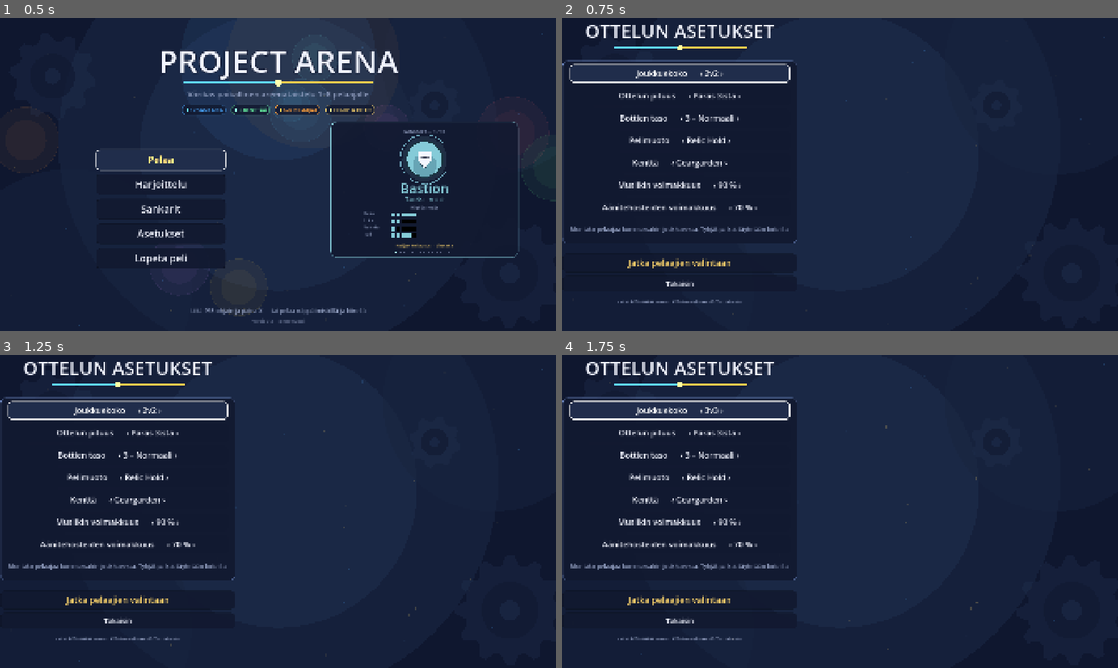
Above: before the commit, frames 1-4 (two rows, left to right).
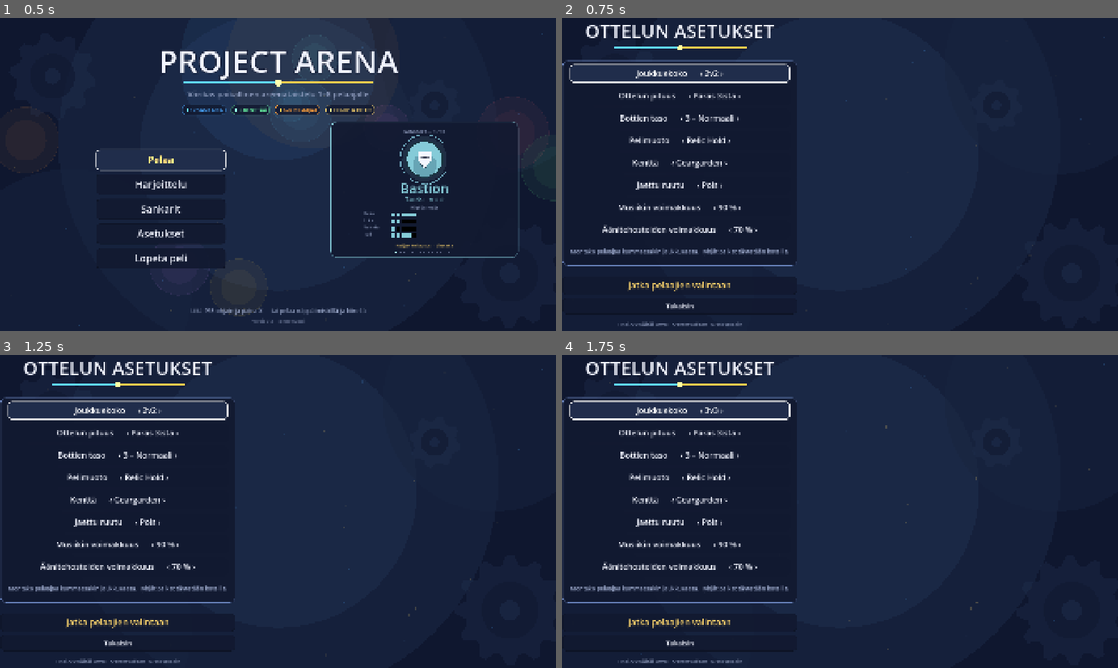
Above: after the commit, the same moments.

Repository: Zafgar/Brawlers
Game: Godot game, scene res://src/main.tscn
The game is run twice, just before and just after one commit, with the same random seed, the same clock (stepped at 60 frames per second) and the same inputs.
Inputs:
- Up to frame 1 (0.5 s): no input
- Up to frame 2 (0.75 s): click "Pelaa" at 0.5 s
- Up to frame 3 (1.25 s): no input
- Up to frame 4 (1.75 s): click "Joukkuekoko ‹ 2v2 ›" at 1.25 s

Frame 1 is identical in both runs. In frame 2, 2.6% of the frame differs, in the area x 0-43%, y 52-99%; in frame 3, 2.6%; in frame 4, 2.6%.

Commit message:
Lisää valinnainen dynaaminen jaettu ruutu (koeversio)
Iso kartta / paikallinen co-op: kun pelaajat leviävät kauas toisistaan,
näyttö jakautuu kahtia ja seuraa molempia ryhmiä; kun he lähestyvät,
se yhdistyy taas yhdeksi. Toteutettu valinnaisena (Game.options.split_screen,
oletuksena pois), jotta klassinen yhteinen GameCamera-polku säilyy
muuttumattomana.

- SplitView (Control): maailma renderöidään SubViewportiin; toinen näkymä
  jakaa saman World2D:n ja renderöi omasta kamerastaan. HUD piirtyy
  CanvasLayerina molempien näkymien päälle. Klusterointi hystereesillä
  (SPLIT_DIST 1050 / MERGE_DIST 780) estää värinän; kamerat sovittavat
  ryhmänsä marginaalilla ja rajautuvat kartan sisään.
- Arena isännöinti: hosted-lippu ohittaa oman kameran/HUDin luonnin ja
  reitittää tärinän SplitViewiin.
- Game: MAX_LOCAL_PLAYERS 4 -katto, split_screen-optio (tallentuu), ja
  start_match reitittää areenan SplitViewin kautta kun optio on päällä.
- Lobby: paikallisten ihmispelaajien liittymiskatto min(team_size*2, 4).
- Ottelun asetukset: "Jaettu ruutu" Pois/Päällä -rivi kuvauksineen.

Co-Authored-By: Claude Opus 4.8 <noreply@anthropic.com>
Claude-Session: https://claude.ai/code/session_01SqBgCfYgCzhYDAn38izic8

Diff:
--- a/src/arena/arena.gd
+++ b/src/arena/arena.gd
@@ -55,6 +55,11 @@
 var _sd_elapsed := 0.0
 var _last_holder_team := -1
 var _pause_layer: CanvasLayer = null
+
+# Jaettu ruutu: kun SplitView isännöi areenaa, se luo kamerat ja HUDin itse
+# (areena ei tee omaa GameCameraa/HUDia). Tärinä reititetään sinne.
+var hosted := false
+var split_view = null
 
 # Reliikin "kuumeneminen": kuinka kauan sama joukkue on pitänyt yhtäjaksoisesti.
 var _hold_streak_team := -1
@@ -91,19 +96,23 @@
 	blackboards[0].setup(self, 0)
 	blackboards[1].setup(self, 1)
 
-	camera = GameCamera.new()
-	camera.arena = self
-	# Kamera ei koskaan näytä areenan ulkopuolista tyhjää.
-	var map_half: Vector2 = map.size() / 2.0
-	camera.limit_left = int(-map_half.x - MapBase.WALL_THICKNESS)
-	camera.limit_right = int(map_half.x + MapBase.WALL_THICKNESS)
-	camera.limit_top = int(-map_half.y - MapBase.WALL_THICKNESS)
-	camera.limit_bottom = int(map_half.y + MapBase.WALL_THICKNESS)
-	add_child(camera)
-
-	hud = HudLayer.new()
-	hud.setup(self)
-	add_child(hud)
+	# Jaetussa ruudussa SplitView luo kamerat ja HUDin. Muuten oma GameCamera.
+	if not hosted:
+		camera = GameCamera.new()
+		camera.arena = self
+		# Kamera ei koskaan näytä areenan ulkopuolista tyhjää.
+		var map_half: Vector2 = map.size() / 2.0
+		camera.limit_left = int(-map_half.x - MapBase.WALL_THICKNESS)
+		camera.limit_right = int(map_half.x + MapBase.WALL_THICKNESS)
+		camera.limit_top = int(-map_half.y - MapBase.WALL_THICKNESS)
+		camera.limit_bottom = int(map_half.y + MapBase.WALL_THICKNESS)
+		add_child(camera)
+
+		hud = HudLayer.new()
+		hud.setup(self)
+		add_child(hud)
+	elif split_view != null:
+		split_view.on_arena_ready()
 
 	_start_round_intro()
 
@@ -594,6 +603,8 @@
 func shake(amount: float) -> void:
 	if camera != null:
 		camera.add_shake(amount)
+	if split_view != null:
+		split_view.add_shake(amount)
 
 
 func blackboard(team: int) -> TeamBlackboard:
--- /dev/null
+++ b/src/arena/split_view.gd
@@ -0,0 +1,211 @@
+class_name SplitView
+extends Control
+## Jaettu ruutu (valinnainen). Maailma renderöidään SubViewportiin. Kun kaikki
+## elossa olevat pelaajat mahtuvat yhteen näkymään, ruutu on yksi; kun he
+## leviävät kahteen ryhmään (klusteriin), ruutu jakautuu kahtia (vasen/oikea).
+## Areena elää SubViewport A:ssa; B jakaa saman World2D:n ja renderöi omasta
+## kamerastaan. HUD piirtyy juuritasolla molempien näkymien päälle.
+##
+## Otetaan käyttöön Game.options.split_screen. Oletuksena pois -> klassinen
+## yksittäiskamera (GameCamera) toimii kuten ennen.
+
+const MARGIN := 260.0
+const MIN_ZOOM := 0.6
+const MAX_ZOOM := 1.05
+const FOLLOW := 3.5
+const ZOOM_SPEED := 2.5
+const SPLIT_DIST := 1050.0        # klustereiden etäisyys jonka yli -> jako
+const MERGE_DIST := 780.0         # ... ja alle jonka -> yhdistys (hystereesi)
+
+var arena = null
+
+var _vp_a: SubViewport = null
+var _vp_b: SubViewport = null
+var _cont_a: SubViewportContainer = null
+var _cont_b: SubViewportContainer = null
+var _cam_a: Camera2D = null
+var _cam_b: Camera2D = null
+var _split := false
+var _shake := 0.0
+var _noise_t := 0.0
+
+
+func setup(p_arena) -> void:
+	arena = p_arena
+	set_anchors_preset(Control.PRESET_FULL_RECT)
+	mouse_filter = Control.MOUSE_FILTER_IGNORE
+
+	_cont_a = SubViewportContainer.new()
+	_cont_a.stretch = true
+	_cont_a.mouse_filter = Control.MOUSE_FILTER_IGNORE
+	add_child(_cont_a)
+	_vp_a = SubViewport.new()
+	_vp_a.disable_3d = true
+	_vp_a.render_target_update_mode = SubViewport.UPDATE_ALWAYS
+	_cont_a.add_child(_vp_a)
+
+	_cont_b = SubViewportContainer.new()
+	_cont_b.stretch = true
+	_cont_b.mouse_filter = Control.MOUSE_FILTER_IGNORE
+	add_child(_cont_b)
+	_vp_b = SubViewport.new()
+	_vp_b.disable_3d = true
+	_vp_b.render_target_update_mode = SubViewport.UPDATE_ALWAYS
+	_cont_b.add_child(_vp_b)
+
+	# Areena maailmana A-viewportiin; kamerat kumpaankin viewporttiin.
+	arena.hosted = true
+	arena.split_view = self
+	_vp_a.add_child(arena)
+	_cam_a = Camera2D.new()
+	_vp_a.add_child(_cam_a)
+	_cam_b = Camera2D.new()
+	_vp_b.add_child(_cam_b)
+	# B jakaa A:n maailman (sama World2D) -> renderöi samat sankarit/kartan.
+	_vp_b.world_2d = _vp_a.world_2d
+
+	_apply_layout()
+	resized.connect(_apply_sizes)
+
+
+## Kutsutaan areenan _ready:stä (kartta ja sankarit ovat valmiina). Luodaan HUD
+## juuritasolle ja tehdään kameroista aktiiviset.
+func on_arena_ready() -> void:
+	var hud = HudLayer.new()
+	hud.setup(arena)
+	add_child(hud)
+	arena.hud = hud
+	_apply_sizes()
+	_cam_a.make_current()
+	_cam_b.make_current()
+	# Aseta kamerat heti oikeille paikoille (ei nykäystä ruudulle).
+	var cs := _clusters()
+	if not cs.is_empty() and not cs[0].is_empty():
+		_cam_a.global_position = _cluster_center(cs[0])
+	if cs.size() >= 2:
+		_cam_b.global_position = _cluster_center(cs[1])
+
+
+func add_shake(amount: float) -> void:
+	_shake = clampf(_shake + amount, 0.0, 1.0)
+
+
+func _apply_sizes() -> void:
+	var full := size
+	if _split:
+		var half := Vector2(floor(full.x / 2.0), full.y)
+		_cont_a.position = Vector2.ZERO
+		_cont_a.size = half
+		_cont_b.position = Vector2(half.x, 0.0)
+		_cont_b.size = Vector2(full.x - half.x, full.y)
+	else:
+		_cont_a.position = Vector2.ZERO
+		_cont_a.size = full
+
+
+func _apply_layout() -> void:
+	_cont_b.visible = _split
+	_apply_sizes()
+
+
+func _process(delta: float) -> void:
+	if arena == null or arena.heroes.is_empty():
+		return
+	var cs := _clusters()
+	var want_split: bool = cs.size() >= 2
+	if want_split != _split:
+		_split = want_split
+		_apply_layout()
+
+	_shake = maxf(_shake - delta * 2.2, 0.0)
+	if not cs.is_empty():
+		_update_camera(_cam_a, _vp_a, cs[0], delta)
+	if _split and cs.size() >= 2:
+		_update_camera(_cam_b, _vp_b, cs[1], delta)
+
+
+## Ryhmittelee elossa olevat sankarit yhteen tai kahteen klusteriin. Hystereesi
+## (SPLIT_DIST vs MERGE_DIST) estää värinän. Ryhmä johon heroes[0] kuuluu on aina
+## A, jottei näyttö vaihda puolta.
+func _clusters() -> Array:
+	var alive: Array = []
+	for h in arena.heroes:
+		if is_instance_valid(h) and h.alive:
+			alive.append(h)
+	if alive.size() <= 1:
+		return [alive if not alive.is_empty() else arena.heroes]
+
+	# Kaukaisin pari = klusterien siemenet.
+	var seed_a = alive[0]
+	var seed_b = alive[1]
+	var best := -1.0
+	for i in range(alive.size()):
+		for j in range(i + 1, alive.size()):
+			var d: float = alive[i].global_position.distance_to(alive[j].global_position)
+			if d > best:
+				best = d
+				seed_a = alive[i]
+				seed_b = alive[j]
+
+	var thresh: float = MERGE_DIST if _split else SPLIT_DIST
+	if best < thresh:
+		return [alive]
+
+	var ga: Array = []
+	var gb: Array = []
+	for h in alive:
+		var da: float = h.global_position.distance_to(seed_a.global_position)
+		var db: float = h.global_position.distance_to(seed_b.global_position)
+		if da <= db:
+			ga.append(h)
+		else:
+			gb.append(h)
+	if gb.is_empty() or ga.is_empty():
+		return [alive]
+	# Pidä heroes[0]:n ryhmä A-puolella pysyvyyden vuoksi.
+	var anchor = arena.heroes[0]
+	if anchor in gb:
+		var tmp := ga
+		ga = gb
+		gb = tmp
+	return [ga, gb]
+
+
+func _cluster_center(cluster: Array) -> Vector2:
+	var c := Vector2.ZERO
+	for h in cluster:
+		c += h.global_position
+	return c / maxf(cluster.size(), 1.0)
+
+
+func _update_camera(cam: Camera2D, vp: SubViewport, cluster: Array, delta: float) -> void:
+	if cluster.is_empty():
+		return
+	var rect := Rect2(cluster[0].global_position, Vector2.ONE)
+	for h in cluster:
+		rect = rect.expand(h.global_position)
+	rect = rect.grow(MARGIN)
+
+	var vps := Vector2(vp.size)
+	if vps.x < 1.0 or vps.y < 1.0:
+		vps = Vector2(960.0, 1080.0)
+	var fit: float = minf(vps.x / rect.size.x, vps.y / rect.size.y)
+	var tz: float = clampf(fit, MIN_ZOOM, MAX_ZOOM)
+
+	cam.global_position = cam.global_position.lerp(rect.get_center(), 1.0 - exp(-FOLLOW * delta))
+	var z: float = lerpf(cam.zoom.x, tz, 1.0 - exp(-ZOOM_SPEED * delta))
+	cam.zoom = Vector2(z, z)
+
+	if arena.map != null:
+		var hs: Vector2 = arena.map.size() / 2.0
+		cam.limit_left = int(-hs.x - 48.0)
+		cam.limit_right = int(hs.x + 48.0)
+		cam.limit_top = int(-hs.y - 48.0)
+		cam.limit_bottom = int(hs.y + 48.0)
+
+	if _shake > 0.001 and Game.options.shake:
+		_noise_t += delta * 40.0
+		var amp: float = _shake * _shake * 20.0
+		cam.offset = Vector2(sin(_noise_t * 1.1) * amp, cos(_noise_t * 0.9) * amp)
+	else:
+		cam.offset = Vector2.ZERO
--- a/src/autoload/game.gd
+++ b/src/autoload/game.gd
@@ -28,6 +28,10 @@
 var orange_rounds := 0
 var last_winner_team := 0
 
+# Paikallisen co-opin pelaajakatto (loput täytetään boteilla). Verkkopeliä
+# varten (myöhemmin) määrää voi nostaa.
+const MAX_LOCAL_PLAYERS := 4
+
 var options := {
 	"volume": 0.9,            # kokonaisäänenvoimakkuus (master)
 	"music_volume": 0.9,      # musiikin oma säädin
@@ -35,6 +39,7 @@
 	"music": true,
 	"shake": true,
 	"fullscreen": true,
+	"split_screen": false,    # jaettu ruutu isolla kartalla (koeversio)
 }
 
 var main: Node = null
@@ -183,7 +188,13 @@
 	for profile in roster:
 		profile.reset_stats()
 	var new_arena := Arena.new()
-	_swap(new_arena)
+	if options.split_screen:
+		# Jaettu ruutu: areena renderöidään SplitViewin SubViewporteihin.
+		var host := SplitView.new()
+		host.setup(new_arena)
+		_swap(host)
+	else:
+		_swap(new_arena)
 	arena = new_arena
 
 
@@ -229,6 +240,7 @@
 	options.music = cfg.get_value("audio", "music", options.music)
 	options.shake = cfg.get_value("video", "shake", options.shake)
 	options.fullscreen = cfg.get_value("video", "fullscreen", options.fullscreen)
+	options.split_screen = cfg.get_value("video", "split_screen", options.split_screen)
 
 
 func save_options() -> void:
@@ -239,6 +251,7 @@
 	cfg.set_value("audio", "music", options.music)
 	cfg.set_value("video", "shake", options.shake)
 	cfg.set_value("video", "fullscreen", options.fullscreen)
+	cfg.set_value("video", "split_screen", options.split_screen)
 	cfg.save(OPTIONS_PATH)
 
 
--- a/src/ui/lobby.gd
+++ b/src/ui/lobby.gd
@@ -125,7 +125,10 @@
 
 	if edge.accept:
 		if entry.is_empty():
-			if players.size() < Game.team_size * 2:
+			# Paikallisia ihmispelaajia korkeintaan MAX_LOCAL_PLAYERS (jaettu
+			# ruutu kestää neljä). Loput paikat täyttyvät boteilla.
+			var join_cap: int = mini(Game.team_size * 2, Game.MAX_LOCAL_PLAYERS)
+			if players.size() < join_cap:
 				_join(device)
 		else:
 			entry.ready = not entry.ready
--- a/src/ui/match_setup.gd
+++ b/src/ui/match_setup.gd
@@ -24,6 +24,7 @@
 	"map": "Geargarden: mekaaninen puutarha, jossa on kuljetinhihnoja ja rattaita.",
 	"music_vol": "Taustamusiikin voimakkuus. Sama säätö löytyy myös päävalikon asetuksista.",
 	"sfx_vol": "Äänitehosteiden (iskut, kyvyt, valikkoäänet) voimakkuus. Laske tästä jos äänet ovat liian kovat.",
+	"split": "Jaettu ruutu (koeversio): kun pelaajat leviävät kauas toisistaan, näyttö jakautuu kahtia ja seuraa molempia ryhmiä. Sopii isoille kartoille ja paikalliseen co-opiin (max 4 pelaajaa). Pois päältä = klassinen yhteinen kamera.",
 }
 
 
@@ -86,6 +87,14 @@
 		if _desc_label != null:
 			_desc_label.text = MAP_DESC[Game.map_id])
 	_add_row(inner, map_row)
+
+	var split_row := OptionRow.new("Jaettu ruutu", ["Pois", "Päällä"],
+		1 if Game.options.split_screen else 0,
+		func(i):
+			Game.options.split_screen = i == 1
+			Game.save_options())
+	split_row.desc_key = "split"
+	_add_row(inner, split_row)
 
 	# Äänenvoimakkuudet suoraan tähän näkymään (sama säätö kuin päävalikossa),
 	# jotta ne on helppo löytää ja säätää myös ottelua aloitettaessa.
